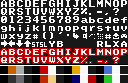
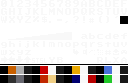
Before/after of a (128, 83) layered artwork. What changed in the layer stack:
painted on "Pasted Layer" over [0, 0, 128, 64]
